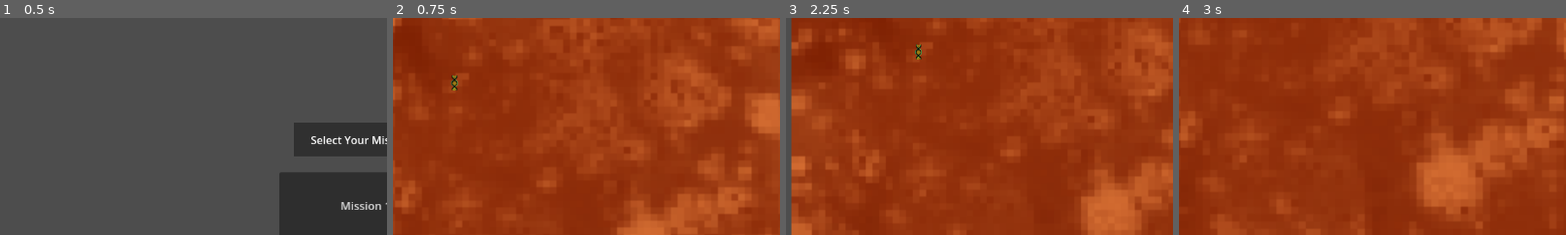
Above: before the commit, frames 1-4 (left to right).
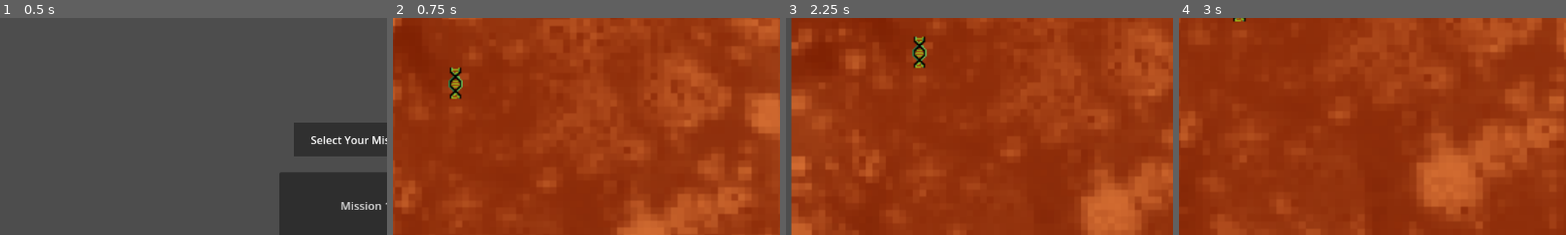
Above: after the commit, the same moments.

Repository: TheCrusty/Biotank-demake
Game: Godot game, scene res://gui/mission_select.tscn
The game is run twice, just before and just after one commit, with the same random seed, the same clock (stepped at 60 frames per second) and the same inputs. Sound files missing from this copy of the repository are replaced by a short silence.
Inputs (mouse positions are % of the whole screen's width and height, from its top left):
- Up to frame 1 (0.5 s): no input
- Up to frame 2 (0.75 s): click "Mission 1" at 0.5 s
- Up to frame 3 (2.25 s): move the mouse to (72, 45) at 1.27 s; hold D (Rotate_Right) 1.28-2.03 s; hold Shift (Boost) 1.28-2.03 s; move the mouse to (30, 55) at 2.02 s; hold S (Reverse) from 2.03 s (still down); tap Space (Shoot) at 2.1 s
- Up to frame 4 (3 s): move the mouse to (60, 28) at 2.77 s; release S (Reverse) at 2.78 s; hold D (Rotate_Right) from 2.78 s (still down); hold Shift (Boost) from 2.78 s (still down)
The pictures show only the part of the screen within x 0-50%, y 0-50%; the shares and areas given below are measured in that part.

Frame 1 is identical in both runs. In frame 2, 0.4% of the frame differs, in the area x 14-19%, y 22-38%; in frame 3, 0.4%, in the area x 32-37%, y 8-24%; in frame 4, less than 0.1%.

Commit message:
increased dna size, added pick up noise and made enemies drop dna.

Diff:
--- a/dna.gd
+++ b/dna.gd
@@ -1,3 +1,8 @@
 extends Node2D
 
 var value = 10
+
+func pickup():
+	$PickupSound.play()
+	await $PickupSound.finished
+	queue_free()
--- a/dna.tscn
+++ b/dna.tscn
@@ -1,19 +1,26 @@
-[gd_scene load_steps=4 format=3 uid="uid://chg0882dmiih2"]
+[gd_scene load_steps=5 format=3 uid="uid://chg0882dmiih2"]
 
 [ext_resource type="Texture2D" uid="uid://rlhu224s4oyf" path="res://resources/DNA.png" id="1_4db2v"]
 [ext_resource type="Script" path="res://dna.gd" id="1_fj5ed"]
+[ext_resource type="AudioStream" uid="uid://brfeac5hjwsc2" path="res://resources/sounds/powerUp.wav" id="3_t11ol"]
 
 [sub_resource type="CapsuleShape2D" id="CapsuleShape2D_ic6vl"]
-radius = 7.0
-height = 28.0
+radius = 15.0
+height = 62.0
 
 [node name="DNA" type="Node2D"]
 script = ExtResource("1_fj5ed")
 
 [node name="DNA" type="Sprite2D" parent="."]
+position = Vector2(2, 0)
+scale = Vector2(2.1, 2.1)
 texture = ExtResource("1_4db2v")
 
 [node name="Area2D" type="Area2D" parent="."]
 
 [node name="CollisionShape2D" type="CollisionShape2D" parent="Area2D"]
+position = Vector2(0, 2)
 shape = SubResource("CapsuleShape2D_ic6vl")
+
+[node name="PickupSound" type="AudioStreamPlayer" parent="."]
+stream = ExtResource("3_t11ol")
--- a/enemy/enemy.gd
+++ b/enemy/enemy.gd
@@ -14,6 +14,7 @@
 var projectile = preload("res://enemy/enemy_projectile.tscn")
 var playerInSight = false
 var inAttackRange = false
+var drop = preload("res://dna.tscn")
 
 
 func _ready():
--- a/enemy/melee_enemy.tscn
+++ b/enemy/melee_enemy.tscn
@@ -1,6 +1,6 @@
 [gd_scene load_steps=5 format=3 uid="uid://cv0b861sika7i"]
 
-[ext_resource type="PackedScene" uid="uid://dyyxfp7qicuri" path="res://levels/enemy.tscn" id="1_r06hu"]
+[ext_resource type="PackedScene" uid="uid://dyyxfp7qicuri" path="res://enemy/enemy.tscn" id="1_r06hu"]
 
 [sub_resource type="Animation" id="Animation_qdpmf"]
 length = 0.001
@@ -103,14 +103,14 @@
 [node name="CollisionShape2D" parent="VisionSphere" index="0"]
 visible = false
 
-[node name="AttackRange" parent="." index="3"]
+[node name="AttackRange" parent="." index="2"]
 visible = false
 
 [node name="CollisionShape2D" parent="AttackRange" index="0"]
 visible = false
 position = Vector2(-1, -1)
 
-[node name="AnimationPlayer" type="AnimationPlayer" parent="." index="5"]
+[node name="AnimationPlayer2" type="AnimationPlayer" parent="." index="5"]
 libraries = {
 "": SubResource("AnimationLibrary_oubkf")
 }
--- a/levels/test_level.tscn
+++ b/levels/test_level.tscn
@@ -5,7 +5,7 @@
 [ext_resource type="PackedScene" uid="uid://dyyxfp7qicuri" path="res://enemy/enemy.tscn" id="2_0r224"]
 [ext_resource type="PackedScene" uid="uid://ddiq7lliqxm0u" path="res://enemy/projectile_enemy.tscn" id="3_tpgiq"]
 [ext_resource type="Script" path="res://levels/CameraPosition.gd" id="4_ca0qm"]
-[ext_resource type="PackedScene" uid="uid://dbjd3834l88vu" path="res://GUI/ingame_ui.tscn" id="5_igyyk"]
+[ext_resource type="PackedScene" uid="uid://dbjd3834l88vu" path="res://gui/ingame_ui.tscn" id="5_igyyk"]
 [ext_resource type="PackedScene" uid="uid://di6vmryle7epv" path="res://classes/victory_state.tscn" id="5_s5322"]
 [ext_resource type="PackedScene" uid="uid://chg0882dmiih2" path="res://dna.tscn" id="8_cs545"]
 
--- a/player/player.gd
+++ b/player/player.gd
@@ -110,7 +110,6 @@
 		body.takeDamage(bump_damage)
 		body.externalForce += velocity/2
 
-
 func _on_blood_lust_timer_timeout():
 	if current_kill_combo_count > 0:
 		current_kill_combo_count -= 1
@@ -122,4 +121,4 @@
 	print(area.name)
 	if area.owner.name == "DNA":
 		dnaCount += area.owner.value
-		area.owner.queue_free()
+		area.owner.pickup()
--- a/player/player.tscn
+++ b/player/player.tscn
@@ -78,6 +78,7 @@
 
 [node name="audioFire" type="AudioStreamPlayer" parent="."]
 stream = ExtResource("8_pmvid")
+volume_db = -15.878
 
 [node name="audioBoost" type="AudioStreamPlayer" parent="."]
 stream = ExtResource("9_dyrjj")
--- a/states/Death.gd
+++ b/states/Death.gd
@@ -6,11 +6,19 @@
 
 func enter(_msg := {}):
 	EventBus.emit_signal("enemy_death")
+
+	# Disable settings.
 	enemy.get_node("CollisionShape").set_deferred("disabled", true)
 	enemy.get_node("AttackRange").set_monitoring(false)
 	enemy.get_node("VisionSphere").set_monitoring(false)
+
+	# Drop DNA on death.
+	var drop_instance = enemy.drop.instantiate()
+	drop_instance.position = enemy.position
+	get_parent().add_child(drop_instance)
+
 	# No death sprite yet.
-	#enemy.get_node("Sprite2D").frame = 4
+	# enemy.get_node("Sprite2D").frame = 4
 
 func handle_vision_sphere_area_entered(area):
 	pass
Not shown, added: resources/sounds/powerUp.wav.import
Not shown, added: resources/sounds/powerUp.wav
